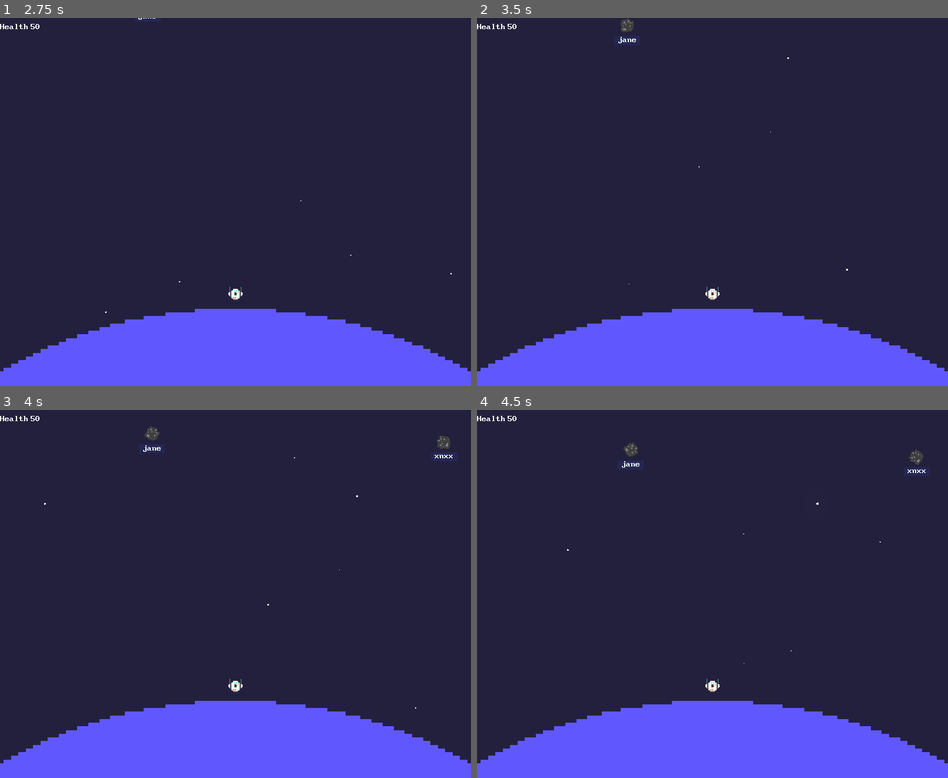
Above: before the commit, frames 1-4 (two rows, left to right).
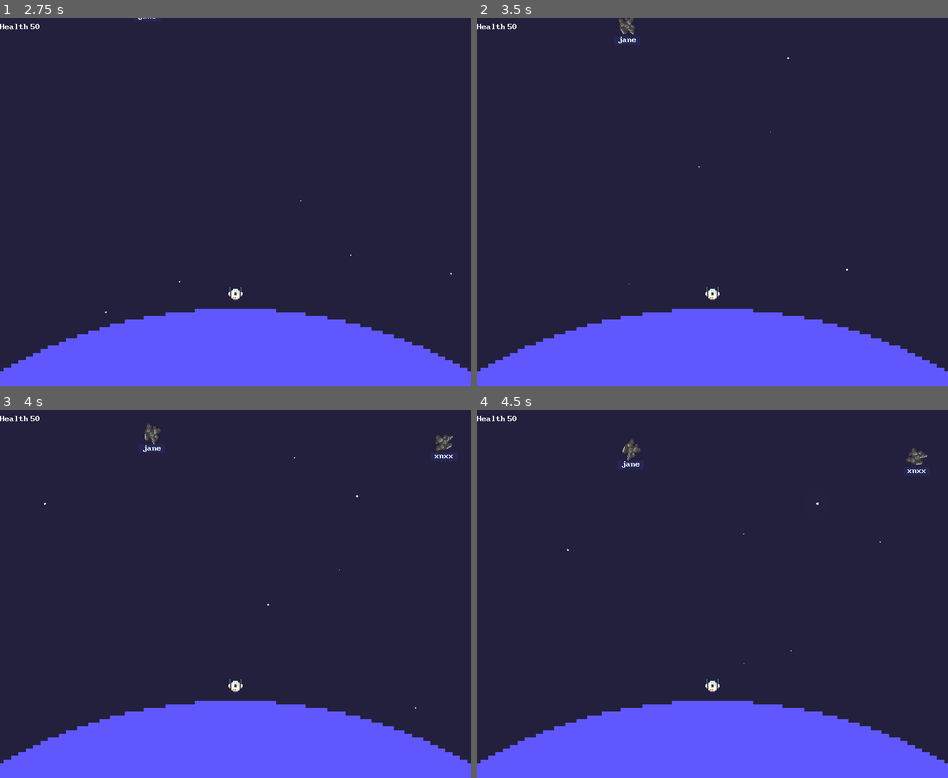
Above: after the commit, the same moments.

Repository: godxkey/hyperkey
Game: Godot game, scene res://level/Sandbox.tscn
Same seed, same stepped clock (60 frames per second), same inputs: the game is played once before the commit and once after it.
Inputs:
- Up to frame 1 (2.75 s): tap Enter at 0.5, 2 s; tap Z at 0.6, 1.35, 2.1 s; tap Space at 1.25 s; hold A 1.28-2.03 s
- Up to frame 2 (3.5 s): tap Space at 2.75 s; tap Z at 2.85 s
- Up to frame 3 (4 s): hold A from 3.53 s (still down); tap Z at 3.6 s
- Up to frame 4 (4.5 s): keep holding A; tap Z at 4.35 s

Frame 1 is identical in both runs. In frame 2, less than 0.1% of the frame differs, in the area x 30-34%, y 0-5%; in frame 3, 0.2%; in frame 4, 0.2%, in the area x 30-96%, y 7-15%.

Commit message:
Add asteroid breaking particle effect
An Effects singleton was added so it can handle one-off effects.

This is helpful for playing particles after an object dies. The
singleton takes ownership, lets the particles finish, and deletes.

Diff:
--- a/actor/environment/Asteroid.gd
+++ b/actor/environment/Asteroid.gd
@@ -13,6 +13,7 @@
 func on_killed():
   GameEvent.play_impact_camera_effect()
   Sound.play_break()
+  Effect.play_explode_break(global_position)
   queue_free()
 
 func _process(delta):
--- a/actor/environment/Asteroid.tscn
+++ b/actor/environment/Asteroid.tscn
@@ -17,6 +17,7 @@
 shape = SubResource( 1 )
 
 [node name="Sprite" type="Sprite" parent="."]
+scale = Vector2( 1.2, 1.2 )
 texture = ExtResource( 2 )
 
 [node name="Health" type="Node" parent="."]
--- a/actor/projectile/Bullet.tscn
+++ b/actor/projectile/Bullet.tscn
@@ -4,6 +4,8 @@
 [ext_resource path="res://actor/projectile/Bullet.gd" type="Script" id=2]
 [ext_resource path="res://control/FollowTarget.gd" type="Script" id=3]
 [ext_resource path="res://effect/BulletTrail.tscn" type="PackedScene" id=4]
+
+
 
 [sub_resource type="RectangleShape2D" id=1]
 extents = Vector2( 28, 12 )
--- a/control/ProjectileManager.gd
+++ b/control/ProjectileManager.gd
@@ -1,6 +1,4 @@
 extends Node
-
-export(PackedScene) var hit_explosion
 
 const BULLET_RESOURCE = preload("res://actor/projectile/Bullet.tscn")
 onready var _default_shot_player = $DefaultShotPlayer
@@ -26,20 +24,9 @@
 
 func prepare_bullet_trail_for_removal(projectile):
   var trail = projectile.get_node("BulletTrail")
-  projectile.remove_child(trail)
-  add_child(trail)
-  var timer = trail.get_node("Timer")
-  timer.wait_time = trail.lifetime
-  timer.connect("timeout", trail, "queue_free")
-  timer.start()
-  trail.emitting = false
+  Effect.kill_effect_after_done(trail)
 
-func play_explosion(position:Vector2, rotation:float):
+func play_explosion(position:Vector2, impact_rotation:float):
   _default_hit_player.play()
-  var explosion = hit_explosion.instance()
-  explosion.position = position
-  explosion.rotation = rotation + PI # Go against projectile direciton
-  add_child(explosion)
-  explosion.get_node("Timer").connect("timeout", explosion, "queue_free")
-  explosion.emitting = true
-  explosion.get_node("ExplosionSpark").emitting = true
+  Effect.play_explosion(position, impact_rotation)
+  Effect.play_hit_break(position, impact_rotation)
--- a/control/Spawner.gd
+++ b/control/Spawner.gd
@@ -3,6 +3,7 @@
 class_name Spawner
 
 export(PackedScene) var spawn_type
+export(Array) var spawn_sprites
 export(NodePath) var planet_path
 export(Rect2) var spawn_area = Rect2(0, 0, 400, 200) setget _set_spawn_area
 
@@ -26,9 +27,12 @@
   var x = rand_range(spawn_area.position.x, spawn_area.end.x)
   var y = rand_range(spawn_area.position.y, spawn_area.end.y)
   var spawn_object = packed_scene.instance()
+  spawn_object.position = transform.xform(Vector2(x, y))
+  spawn_object.get_node("Sprite").texture = _random_spawn_texture()
+  return spawn_object
 
-  spawn_object.position = transform.xform(Vector2(x, y))
-  return spawn_object
+func _random_spawn_texture():
+  return spawn_sprites[randi() % spawn_sprites.size()]
 
 func _set_spawn_area(value):
   spawn_area = value
--- a/control/Spawner.tscn
+++ b/control/Spawner.tscn
@@ -1,9 +1,15 @@
-[gd_scene load_steps=2 format=2]
+[gd_scene load_steps=6 format=2]
 
 [ext_resource path="res://control/Spawner.gd" type="Script" id=1]
+[ext_resource path="res://actor/environment/Asteroid.png" type="Texture" id=2]
+[ext_resource path="res://actor/environment/GreyAsteroid.png" type="Texture" id=3]
+[ext_resource path="res://actor/environment/BrownAsteroid.png" type="Texture" id=4]
+[ext_resource path="res://actor/environment/Asteroid.tscn" type="PackedScene" id=5]
 
 [node name="Spawner" type="Node2D"]
 script = ExtResource( 1 )
+spawn_type = ExtResource( 5 )
+spawn_sprites = [ ExtResource( 2 ), ExtResource( 4 ), ExtResource( 3 ) ]
 spawn_area = Rect2( 0, 0, 100, 100 )
 
 [node name="Timer" type="Timer" parent="."]
--- /dev/null
+++ b/effect/Effect.gd
@@ -0,0 +1,44 @@
+extends Node
+
+export(PackedScene) var _breaking_effect
+export(PackedScene) var _explode_effect
+export(PackedScene) var _explode_break
+
+func play_explosion(position:Vector2, impact_rotation:float):
+  var e = _explode_effect.instance()
+  e.position = position
+  e.rotation = impact_rotation + PI # Go against impact direciton
+  e.emitting = true
+  e.get_node("ExplosionSpark").emitting = true
+  play_one_shot_effect(e)
+
+func play_hit_break(position:Vector2, impact_rotation:float):
+  var e = _breaking_effect.instance()
+  e.position = position
+  e.rotation = impact_rotation + PI
+  play_one_shot_effect(e)
+
+func play_explode_break(position:Vector2):
+  var e = _explode_break.instance()
+  e.position = position
+  play_one_shot_effect(e)
+
+func play_one_shot_effect(e):
+  add_child(e)
+  e.one_shot = true
+  e.emitting = true
+  var timer = e.get_node("Timer")
+  timer.connect("timeout", e, "queue_free")
+  timer.wait_time = e.lifetime
+  timer.one_shot = true
+  timer.start()
+
+# Takes ownership of the effect and lets it finish the emission cycle before deletion.
+func kill_effect_after_done(e):
+  e.get_parent().remove_child(e)
+  add_child(e)
+  var timer = e.get_node("Timer")
+  timer.wait_time = e.lifetime
+  timer.connect("timeout", e, "queue_free")
+  timer.start()
+  e.emitting = false
--- /dev/null
+++ b/effect/Effect.tscn
@@ -0,0 +1,12 @@
+[gd_scene load_steps=5 format=2]
+
+[ext_resource path="res://effect/Effect.gd" type="Script" id=1]
+[ext_resource path="res://effect/breaking/AsteroidHitBreak.tscn" type="PackedScene" id=2]
+[ext_resource path="res://effect/HitExplosion.tscn" type="PackedScene" id=3]
+[ext_resource path="res://effect/breaking/AsteroidExplodeBreak.tscn" type="PackedScene" id=4]
+
+[node name="Effect" type="Node"]
+script = ExtResource( 1 )
+_breaking_effect = ExtResource( 2 )
+_explode_effect = ExtResource( 3 )
+_explode_break = ExtResource( 4 )
--- /dev/null
+++ b/effect/breaking/AsteroidExplodeBreak.tscn
@@ -0,0 +1,37 @@
+[gd_scene load_steps=5 format=2]
+
+[ext_resource path="res://effect/breaking/BrownAsteroidParticle.png" type="Texture" id=1]
+
+[sub_resource type="Curve" id=1]
+bake_resolution = 10
+_data = [ Vector2( 0, 1 ), 0.0, 0.0, 0, 1, Vector2( 0.256595, 1 ), 0.0, -3.62802, 0, 0, Vector2( 1, 0 ), -0.155231, 0.0, 0, 0 ]
+
+[sub_resource type="CurveTexture" id=2]
+curve = SubResource( 1 )
+
+[sub_resource type="ParticlesMaterial" id=3]
+flag_disable_z = true
+spread = 180.0
+gravity = Vector3( 0, 150, 0 )
+initial_velocity = 400.0
+initial_velocity_random = 1.0
+angular_velocity = 200.0
+angular_velocity_random = 0.5
+orbit_velocity = 0.0
+orbit_velocity_random = 0.0
+damping = 100.0
+angle = 360.0
+angle_random = 1.0
+scale = 2.5
+scale_random = 1.0
+scale_curve = SubResource( 2 )
+
+[node name="AsteroidExplodeBreak" type="Particles2D"]
+amount = 5
+lifetime = 2.0
+explosiveness = 1.0
+local_coords = false
+process_material = SubResource( 3 )
+texture = ExtResource( 1 )
+
+[node name="Timer" type="Timer" parent="."]
--- /dev/null
+++ b/effect/breaking/AsteroidHitBreak.tscn
@@ -0,0 +1,36 @@
+[gd_scene load_steps=5 format=2]
+
+[ext_resource path="res://effect/breaking/GreyAsteroidParticle.png" type="Texture" id=1]
+
+[sub_resource type="Curve" id=1]
+bake_resolution = 10
+_data = [ Vector2( 0, 1 ), 0.0, 0.0, 0, 1, Vector2( 0.410072, 1 ), 0.0, -5.24122, 0, 0, Vector2( 1, 0 ), 0.0, 0.0, 0, 0 ]
+
+[sub_resource type="CurveTexture" id=2]
+curve = SubResource( 1 )
+
+[sub_resource type="ParticlesMaterial" id=3]
+flag_disable_z = true
+spread = 90.0
+gravity = Vector3( 0, 150, 0 )
+initial_velocity = 200.0
+initial_velocity_random = 1.0
+angular_velocity = 200.0
+angular_velocity_random = 0.5
+orbit_velocity = 0.0
+orbit_velocity_random = 0.0
+angle = 360.0
+angle_random = 1.0
+scale = 0.5
+scale_random = 1.0
+scale_curve = SubResource( 2 )
+
+[node name="AsteroidHitBreak" type="Particles2D"]
+amount = 1
+lifetime = 2.0
+explosiveness = 1.0
+local_coords = false
+process_material = SubResource( 3 )
+texture = ExtResource( 1 )
+
+[node name="Timer" type="Timer" parent="."]
--- a/level/Sandbox.tscn
+++ b/level/Sandbox.tscn
@@ -6,7 +6,6 @@
 [ext_resource path="res://ui/HUD.tscn" type="PackedScene" id=4]
 [ext_resource path="res://control/Typist.tscn" type="PackedScene" id=5]
 [ext_resource path="res://world/BackgroundStars.tscn" type="PackedScene" id=6]
-[ext_resource path="res://effect/HitExplosion.tscn" type="PackedScene" id=7]
 [ext_resource path="res://control/CameraShake.tscn" type="PackedScene" id=8]
 
 [sub_resource type="Environment" id=1]
@@ -29,7 +28,6 @@
 [node name="BackgroundStars" parent="." instance=ExtResource( 6 )]
 
 [node name="ProjectileManager" parent="." instance=ExtResource( 3 )]
-hit_explosion = ExtResource( 7 )
 
 [node name="Planet" parent="." instance=ExtResource( 2 )]
 position = Vector2( 0, 1024 )
--- a/project.godot
+++ b/project.godot
@@ -100,6 +100,7 @@
 
 GameEvent="*res://control/GameEvent.gd"
 Sound="*res://audio/Sound.tscn"
+Effect="*res://effect/Effect.tscn"
 
 [display]
 
Binary file changed: actor/environment/Asteroid.png
Binary file added: actor/environment/BrownAsteroid.png
Not shown, added: actor/environment/BrownAsteroid.png.import
Binary file added: actor/environment/GreyAsteroid.png
Not shown, added: actor/environment/GreyAsteroid.png.import
Binary file changed: actor/player/Ship.png
Not shown: 4 places in effect/BulletTrail.tscn that only renumber resources
Binary file added: effect/breaking/BrownAsteroidParticle.png
Not shown, added: effect/breaking/BrownAsteroidParticle.png.import
Binary file added: effect/breaking/GreyAsteroidParticle.png
Not shown, added: effect/breaking/GreyAsteroidParticle.png.import
Not shown: 1 places in level/Sandbox.tscn that only renumber resources
